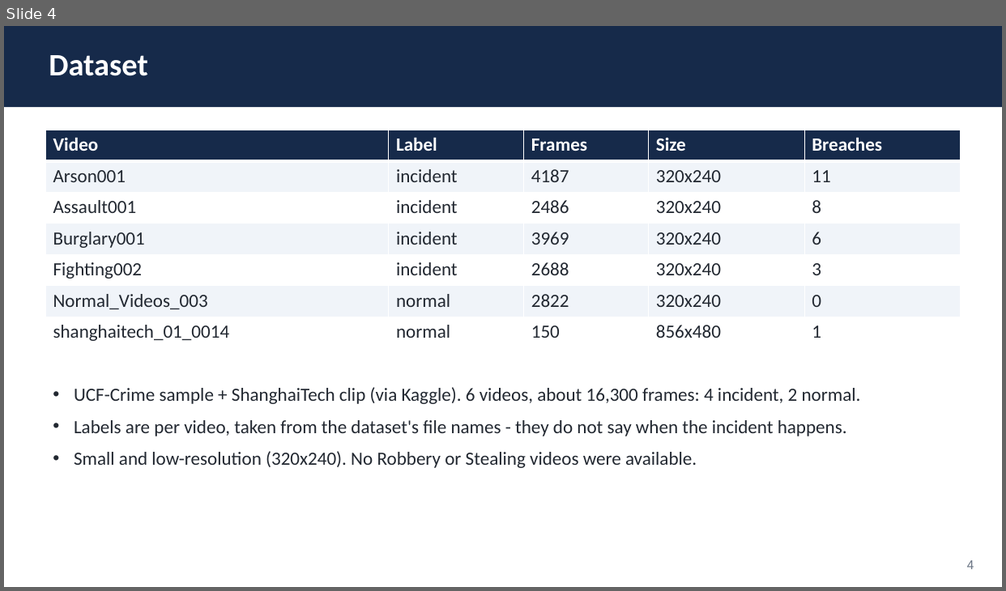
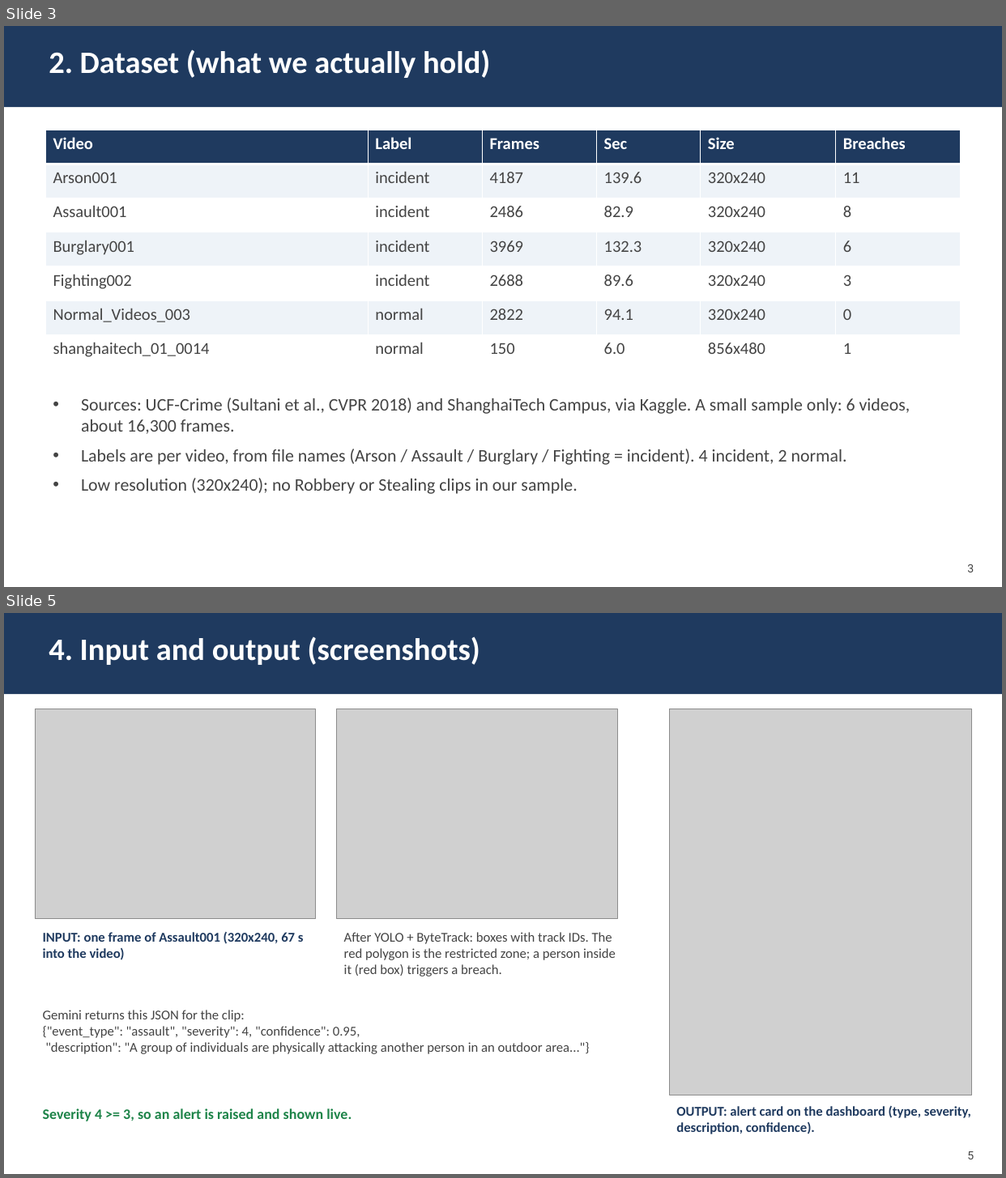
Before and after one commit to Tanya-74/SmartCCTV_Project, a slide deck: report/Final_Presentation.pptx. Shown one above the other, each under a label of ours: slide 4 before the commit, slides 3 and 5 after it; the slides between them are not shown. The pictures are 1006x591 and 1006x1178 pixels, drawn with LibreOffice and Linux fonts; fonts in the diff are those of the drawing; grey boxes stand for pictures. Boxes give left, top, right and bottom in pixels: in the first picture for what was removed or moved away, otherwise in the second. Text is boxed around its words. In the diff, an @@ line names an element or a change of style, - is before the commit and + after.

Commit message:
Add input/output screenshots, pipeline diagram and optimization slides to ML deck and report; fill in student details

```diff
--- a/report/Final_Presentation.pptx
+++ b/report/Final_Presentation.pptx
@@ slide 5 added at [4,613,1002,1174], background #FFFFFF @@
@@ rectangle added at [4,613,1002,694], fill #1F3A5F @@
@@ text added at [49,636,480,665], 30 pt, text #FFFFFF, bold @@
+4. Input and output (screenshots)
@@ picture added at [36,709,316,919] @@
@@ picture added at [336,709,617,919] @@
@@ picture added at [670,709,972,1096] @@
@@ text added at [43,932,304,960], 13 pt, text #1F3A5F, bold @@
+INPUT: one frame of Assault001 (320x240, 67 s into the video)
@@ text added at [344,932,616,977], 13 pt, text #444444 @@
+After YOLO + ByteTrack: boxes with track IDs. The red polygon is the restricted zone; a person inside it (red box) triggers a breach.
@@ text added at [43,1010,589,1054], 13 pt, text #444444 @@
+Gemini returns this JSON for the clip:
+{"event_type": "assault", "severity": 4, "confidence": 0.95,
+"description": "A group of individuals are physically attacking another person in an outdoor area..."}
@@ text added at [43,1109,351,1122], 14 pt, text #1E8449, bold @@
+Severity 4 >= 3, so an alert is raised and shown live.
@@ text added at [676,1106,971,1135], 13 pt, text #1F3A5F, bold @@
+OUTPUT: alert card on the dashboard (type, severity, description, confidence).
@@ text added at [967,1152,974,1160], 11 pt, text #444444 @@
+5
@@ what was slide 4 is now slide 3 @@
@@ slide 3 changed as well @@
@@ rectangle at [4,26,1002,107]: fill #162A4A to #1F3A5F @@
@@ text at [49,49,490,78]: text changed @@
-Dataset
+2. Dataset (what we actually hold)
@@ table at [46,130,962,369] @@
+column 4: Sec | 139.6 | 82.9 | 132.3 | 89.6 | 94.1 | 6.0
@@ text at [81,398,910,494]: text changed; size 18 to 17 pt; text colour #222831 to #444444 @@
-• UCF-Crime sample + ShanghaiTech clip (via Kaggle). 6 videos, about 16,300 frames: 4 incident, 2 normal.
-• Labels are per video, taken from the dataset's file names - they do not say when the incident happens.
-• Small and low-resolution (320x240). No Robbery or Stealing videos were available.
+• Sources: UCF-Crime (Sultani et al., CVPR 2018) and ShanghaiTech Campus, via Kaggle. A small sample only: 6 videos, about 16,300 frames.
+• Labels are per video, from file names (Arson / Assault / Burglary / Fighting = incident). 4 incident, 2 normal.
+• Low resolution (320x240); no Robbery or Stealing clips in our sample.
@@ text removed at [967,561,974,570] @@
-4
@@ text added at [967,565,974,573], 11 pt, text #444444 @@
+3
```
Also in this commit, not shown: 7 other slides changed, 6 other slides added, 5 slides removed, 16 other files.
